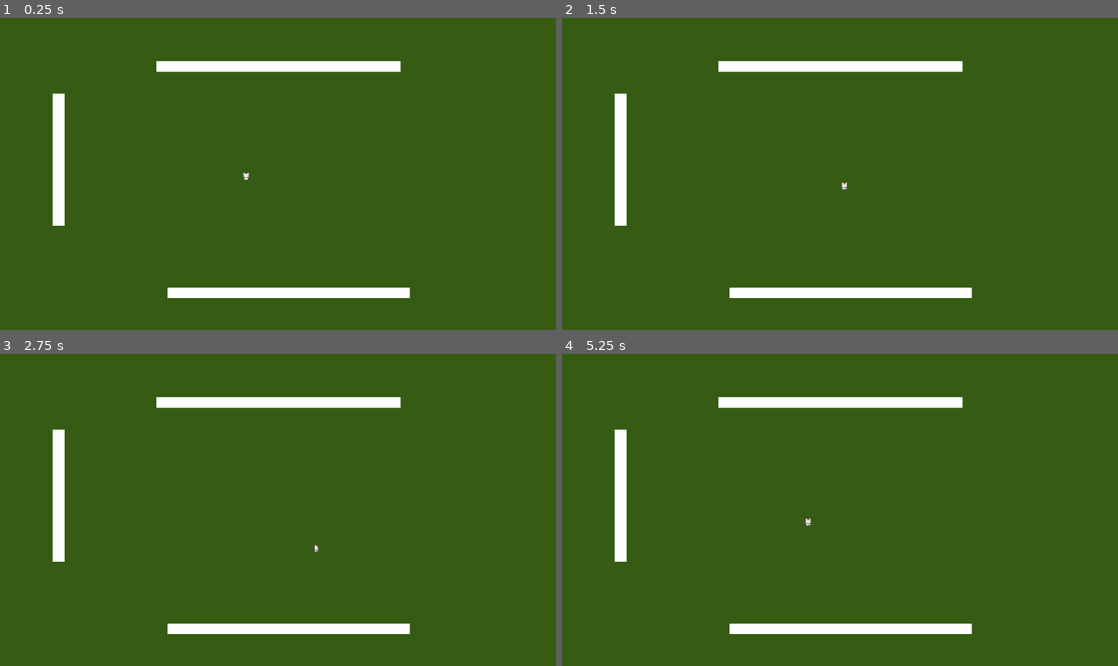
Above: before the commit, frames 1-4 (two rows, left to right).
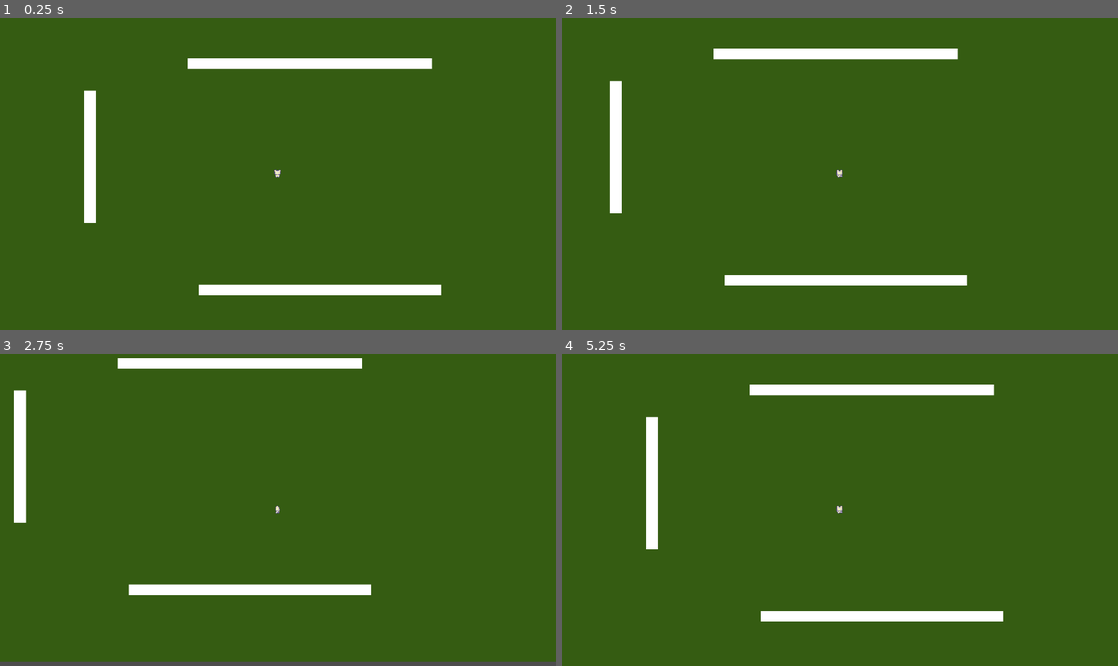
Above: after the commit, the same moments.

Repository: jjevite/DAGS-ManilaSadge
Game: Godot game, scene res://Game Scenes/manila_sadge.tscn
The game is run twice, just before and just after one commit, with the same random seed, the same clock (stepped at 60 frames per second) and the same inputs.
Inputs:
- Up to frame 1 (0.25 s): no input
- Up to frame 2 (1.5 s): hold D (right) 0.53-1.28 s; hold S (down) from 1.28 s (still down)
- Up to frame 3 (2.75 s): release S (down) at 2.03 s; hold D (right) from 2.03 s (still down)
- Up to frame 4 (5.25 s): release D (right) at 2.78 s; hold W (up) 2.78-3.53 s; hold A (left) 3.53-5.03 s; hold S (down) from 5.03 s (still down)

The runs differ from the first frame. In frame 1, 4.2% of the frame differs, in the area x 9-80%, y 12-90%; in frame 2, 7.0%; in frame 3, 9.3%, in the area x 0-100%, y 1-100%; in frame 4, 8.0%.

Commit message:
Camera Follow Node Added

Diff:
--- a/Characters/Character Scenes/Player.tscn
+++ b/Characters/Character Scenes/Player.tscn
@@ -9,6 +9,75 @@
 [sub_resource type="Animation" id="Animation_mcq5x"]
 length = 0.001
 
+[sub_resource type="Animation" id="Animation_vqkid"]
+resource_name = "idle_down"
+length = 0.4
+loop_mode = 1
+step = 0.2
+tracks/0/type = "value"
+tracks/0/imported = false
+tracks/0/enabled = true
+tracks/0/path = NodePath("Sprite2D:frame")
+tracks/0/interp = 1
+tracks/0/loop_wrap = true
+tracks/0/keys = {
+"times": PackedFloat32Array(0, 0.2),
+"transitions": PackedFloat32Array(1, 1),
+"update": 1,
+"values": [0, 1]
+}
+
+[sub_resource type="Animation" id="Animation_irj3w"]
+resource_name = "idle_left"
+length = 0.4
+loop_mode = 1
+tracks/0/type = "value"
+tracks/0/imported = false
+tracks/0/enabled = true
+tracks/0/path = NodePath("Sprite2D:frame")
+tracks/0/interp = 1
+tracks/0/loop_wrap = true
+tracks/0/keys = {
+"times": PackedFloat32Array(0, 0.2),
+"transitions": PackedFloat32Array(1, 1),
+"update": 1,
+"values": [8, 9]
+}
+
+[sub_resource type="Animation" id="Animation_ycer3"]
+resource_name = "idle_right"
+length = 0.4
+loop_mode = 1
+tracks/0/type = "value"
+tracks/0/imported = false
+tracks/0/enabled = true
+tracks/0/path = NodePath("Sprite2D:frame")
+tracks/0/interp = 1
+tracks/0/loop_wrap = true
+tracks/0/keys = {
+"times": PackedFloat32Array(0, 0.2),
+"transitions": PackedFloat32Array(1, 1),
+"update": 1,
+"values": [12, 13]
+}
+
+[sub_resource type="Animation" id="Animation_dy2po"]
+resource_name = "idle_up"
+length = 0.4
+loop_mode = 1
+tracks/0/type = "value"
+tracks/0/imported = false
+tracks/0/enabled = true
+tracks/0/path = NodePath("Sprite2D:frame")
+tracks/0/interp = 1
+tracks/0/loop_wrap = true
+tracks/0/keys = {
+"times": PackedFloat32Array(0, 0.2),
+"transitions": PackedFloat32Array(1, 1),
+"update": 1,
+"values": [4, 5]
+}
+
 [sub_resource type="Animation" id="Animation_7fsnq"]
 resource_name = "walk_right"
 length = 0.4
@@ -26,39 +95,38 @@
 "values": [2, 3]
 }
 
-[sub_resource type="Animation" id="Animation_vqkid"]
-resource_name = "idle_down"
-length = 0.4
-loop_mode = 1
-step = 0.2
-tracks/0/type = "value"
-tracks/0/imported = false
-tracks/0/enabled = true
-tracks/0/path = NodePath("Sprite2D:frame")
-tracks/0/interp = 1
-tracks/0/loop_wrap = true
-tracks/0/keys = {
-"times": PackedFloat32Array(0, 0.2),
-"transitions": PackedFloat32Array(1, 1),
-"update": 1,
-"values": [0, 1]
-}
-
-[sub_resource type="Animation" id="Animation_dy2po"]
-resource_name = "idle_up"
-length = 0.4
-loop_mode = 1
-tracks/0/type = "value"
-tracks/0/imported = false
-tracks/0/enabled = true
-tracks/0/path = NodePath("Sprite2D:frame")
-tracks/0/interp = 1
-tracks/0/loop_wrap = true
-tracks/0/keys = {
-"times": PackedFloat32Array(0, 0.2),
-"transitions": PackedFloat32Array(1, 1),
-"update": 1,
-"values": [4, 5]
+[sub_resource type="Animation" id="Animation_tbchj"]
+resource_name = "walk_left"
+length = 0.4
+loop_mode = 1
+tracks/0/type = "value"
+tracks/0/imported = false
+tracks/0/enabled = true
+tracks/0/path = NodePath("Sprite2D:frame")
+tracks/0/interp = 1
+tracks/0/loop_wrap = true
+tracks/0/keys = {
+"times": PackedFloat32Array(0, 0.2),
+"transitions": PackedFloat32Array(1, 1),
+"update": 1,
+"values": [10, 11]
+}
+
+[sub_resource type="Animation" id="Animation_7eyal"]
+resource_name = "walk_right"
+length = 0.4
+loop_mode = 1
+tracks/0/type = "value"
+tracks/0/imported = false
+tracks/0/enabled = true
+tracks/0/path = NodePath("Sprite2D:frame")
+tracks/0/interp = 1
+tracks/0/loop_wrap = true
+tracks/0/keys = {
+"times": PackedFloat32Array(0, 0.2),
+"transitions": PackedFloat32Array(1, 1),
+"update": 1,
+"values": [14, 15]
 }
 
 [sub_resource type="Animation" id="Animation_1lvpg"]
@@ -76,74 +144,6 @@
 "transitions": PackedFloat32Array(1, 1),
 "update": 1,
 "values": [6, 7]
-}
-
-[sub_resource type="Animation" id="Animation_irj3w"]
-resource_name = "idle_left"
-length = 0.4
-loop_mode = 1
-tracks/0/type = "value"
-tracks/0/imported = false
-tracks/0/enabled = true
-tracks/0/path = NodePath("Sprite2D:frame")
-tracks/0/interp = 1
-tracks/0/loop_wrap = true
-tracks/0/keys = {
-"times": PackedFloat32Array(0, 0.2),
-"transitions": PackedFloat32Array(1, 1),
-"update": 1,
-"values": [8, 9]
-}
-
-[sub_resource type="Animation" id="Animation_tbchj"]
-resource_name = "walk_left"
-length = 0.4
-loop_mode = 1
-tracks/0/type = "value"
-tracks/0/imported = false
-tracks/0/enabled = true
-tracks/0/path = NodePath("Sprite2D:frame")
-tracks/0/interp = 1
-tracks/0/loop_wrap = true
-tracks/0/keys = {
-"times": PackedFloat32Array(0, 0.2),
-"transitions": PackedFloat32Array(1, 1),
-"update": 1,
-"values": [10, 11]
-}
-
-[sub_resource type="Animation" id="Animation_ycer3"]
-resource_name = "idle_right"
-length = 0.4
-loop_mode = 1
-tracks/0/type = "value"
-tracks/0/imported = false
-tracks/0/enabled = true
-tracks/0/path = NodePath("Sprite2D:frame")
-tracks/0/interp = 1
-tracks/0/loop_wrap = true
-tracks/0/keys = {
-"times": PackedFloat32Array(0, 0.2),
-"transitions": PackedFloat32Array(1, 1),
-"update": 1,
-"values": [12, 13]
-}
-
-[sub_resource type="Animation" id="Animation_7eyal"]
-resource_name = "walk_right"
-length = 0.4
-loop_mode = 1
-tracks/0/type = "value"
-tracks/0/imported = false
-tracks/0/enabled = true
-tracks/0/path = NodePath("Sprite2D:frame")
-tracks/0/interp = 1
-tracks/0/loop_wrap = true
-tracks/0/keys = {
-"times": PackedFloat32Array(0, 0.2),
-"transitions": PackedFloat32Array(1, 1),
-"update": 1,
-"values": [14, 15]
 }
 
 [sub_resource type="AnimationLibrary" id="AnimationLibrary_lo5ug"]
@@ -235,7 +235,7 @@
 texture = ExtResource("1_qd1ui")
 hframes = 4
 vframes = 4
-frame = 8
+frame = 9
 
 [node name="CollisionShape2D" type="CollisionShape2D" parent="."]
 position = Vector2(-1, 5)
@@ -253,3 +253,5 @@
 parameters/playback = SubResource("AnimationNodeStateMachinePlayback_2katy")
 parameters/Idle/blend_position = Vector2(0, 0)
 parameters/Walk/blend_position = Vector2(0, 0)
+
+[node name="Camera2D" type="Camera2D" parent="."]
